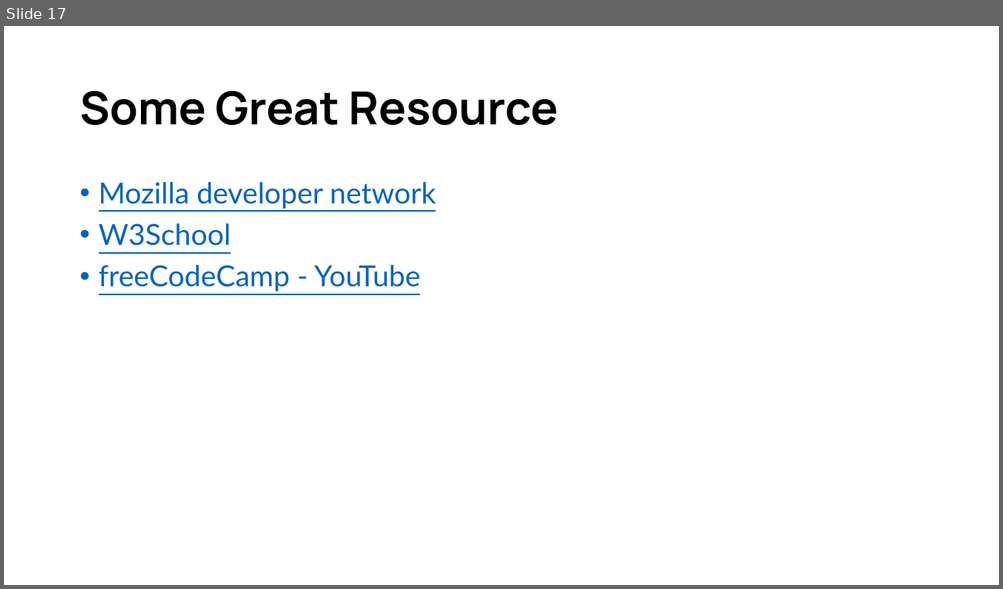
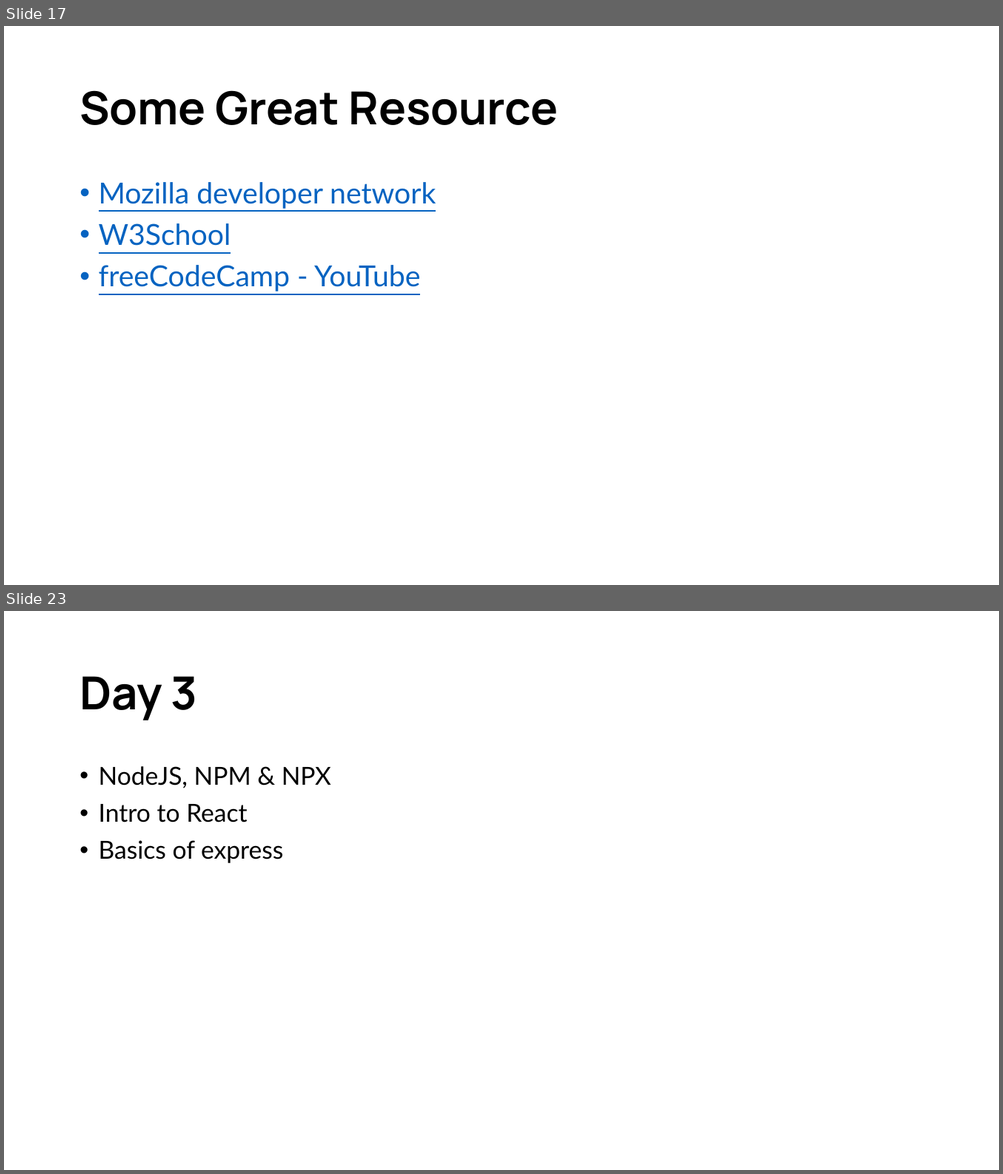
Before and after one commit to d33kshant/webdev-workshop, a slide deck: resources/workshop-presentation.pptx. Shown one above the other, each under a label of ours: slide 17 before the commit, slides 17 and 23 after it; the slides between them are not shown. The pictures are 1003x589 and 1003x1174 pixels, drawn with LibreOffice and Linux fonts; fonts in the diff are those of the drawing. Boxes give left, top, right and bottom in pixels: in the first picture for what was removed or moved away, otherwise in the second. Text is boxed around its words. In the diff, an @@ line names an element or a change of style, - is before the commit and + after.

```diff
--- a/resources/workshop-presentation.pptx
+++ b/resources/workshop-presentation.pptx
@@ slide 23 added at box(4, 611, 999, 1170), background #FFFFFF @@
@@ title added at box(79, 676, 198, 721), 44 pt, text #000000, bold @@
+Day 3
@@ text added at box(99, 766, 331, 863), 24 pt, text #000000 @@
+• NodeJS, NPM & NPX
+• Intro to React
+• Basics of express
```
Also in this commit, not shown: 9 other slides added.
